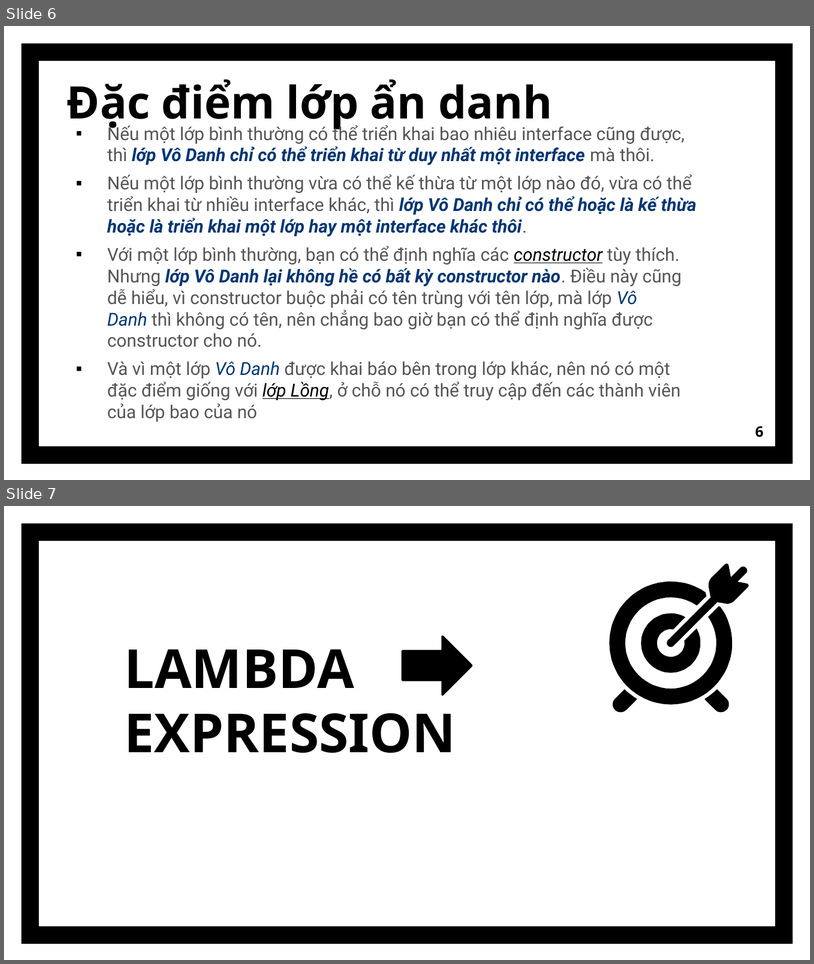
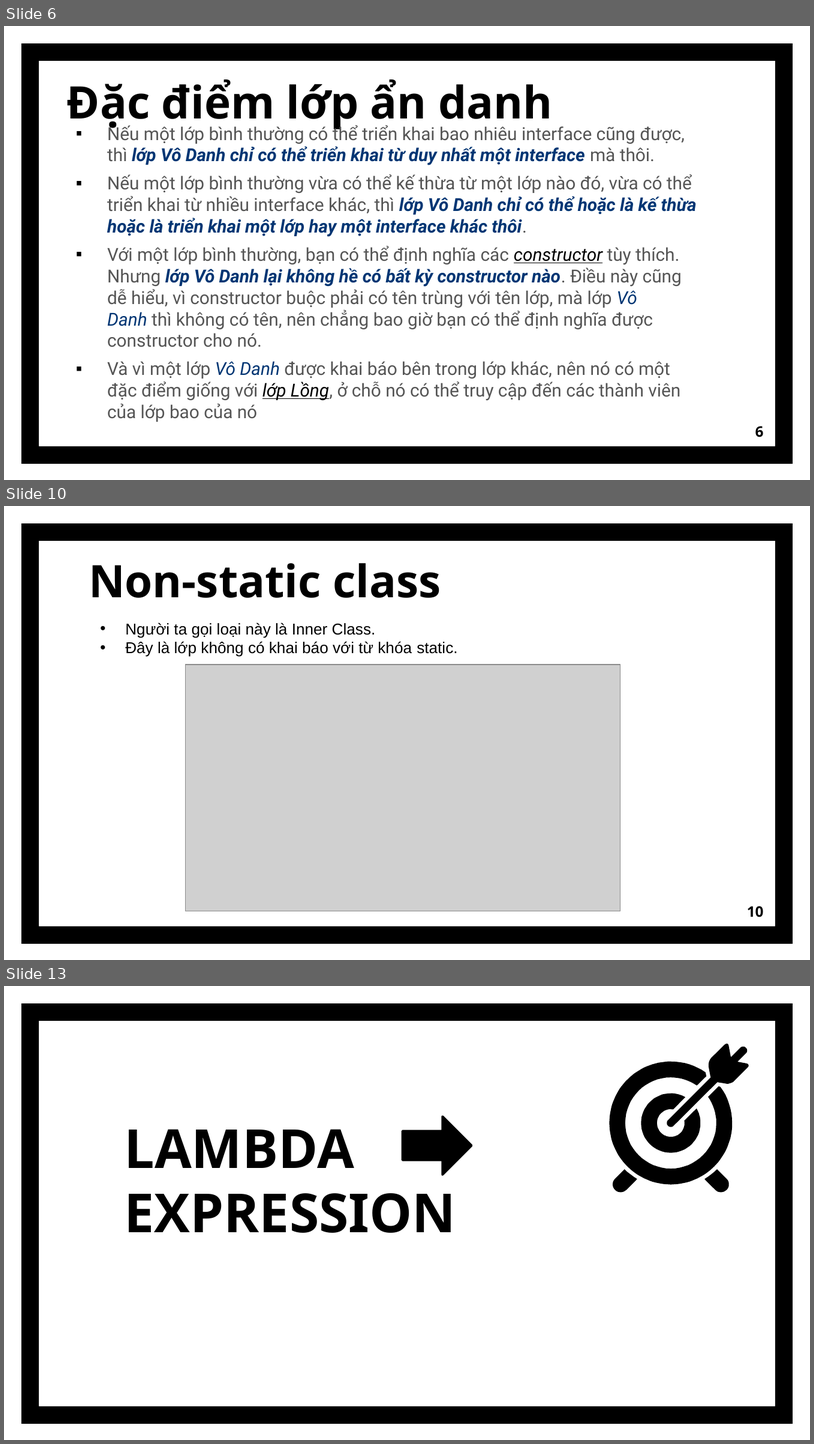
Before and after one commit to GiaHao810/Nhom3, a slide deck: ProjectNhom3/src/baocaogiuaki/lambda/Lambda.pptx. Shown one above the other, each under a label of ours: slides 6 and 7 before the commit, slides 6, 10 and 13 after it; the slides between them are not shown. The pictures are 814x964 and 814x1444 pixels, drawn with LibreOffice and Linux fonts; fonts in the diff are those of the drawing; grey boxes stand for pictures. Boxes give left, top, right and bottom in pixels: in the first picture for what was removed or moved away, otherwise in the second. Text is boxed around its words. In the diff, an @@ line names an element or a change of style, - is before the commit and + after.

```diff
--- a/ProjectNhom3/src/baocaogiuaki/lambda/Lambda.pptx
+++ b/ProjectNhom3/src/baocaogiuaki/lambda/Lambda.pptx
@@ slide 10 added at (x1=4, y1=506, x2=810, y2=960), background #FFFFFF; not listed: 1 template element that a slide beside it also shows @@
@@ title added at (x1=89, y1=563, x2=441, y2=598), 40 pt, text #000000, bold @@
+Non-static class
@@ text added at (x1=125, y1=622, x2=458, y2=657), 14 pt, text #000000 @@
+• Người ta gọi loại này là Inner Class.
+• Đây là lớp không có khai báo với từ khóa static.
@@ picture added at (x1=185, y1=665, x2=620, y2=911) @@
@@ page number added at (x1=747, y1=906, x2=764, y2=917), 13 pt, text #000000, bold @@
+10
@@ what was slide 7 is now slide 13 @@
```
Also in this commit, not shown: 7 other slides added, 2 slides removed, 3 other files.
